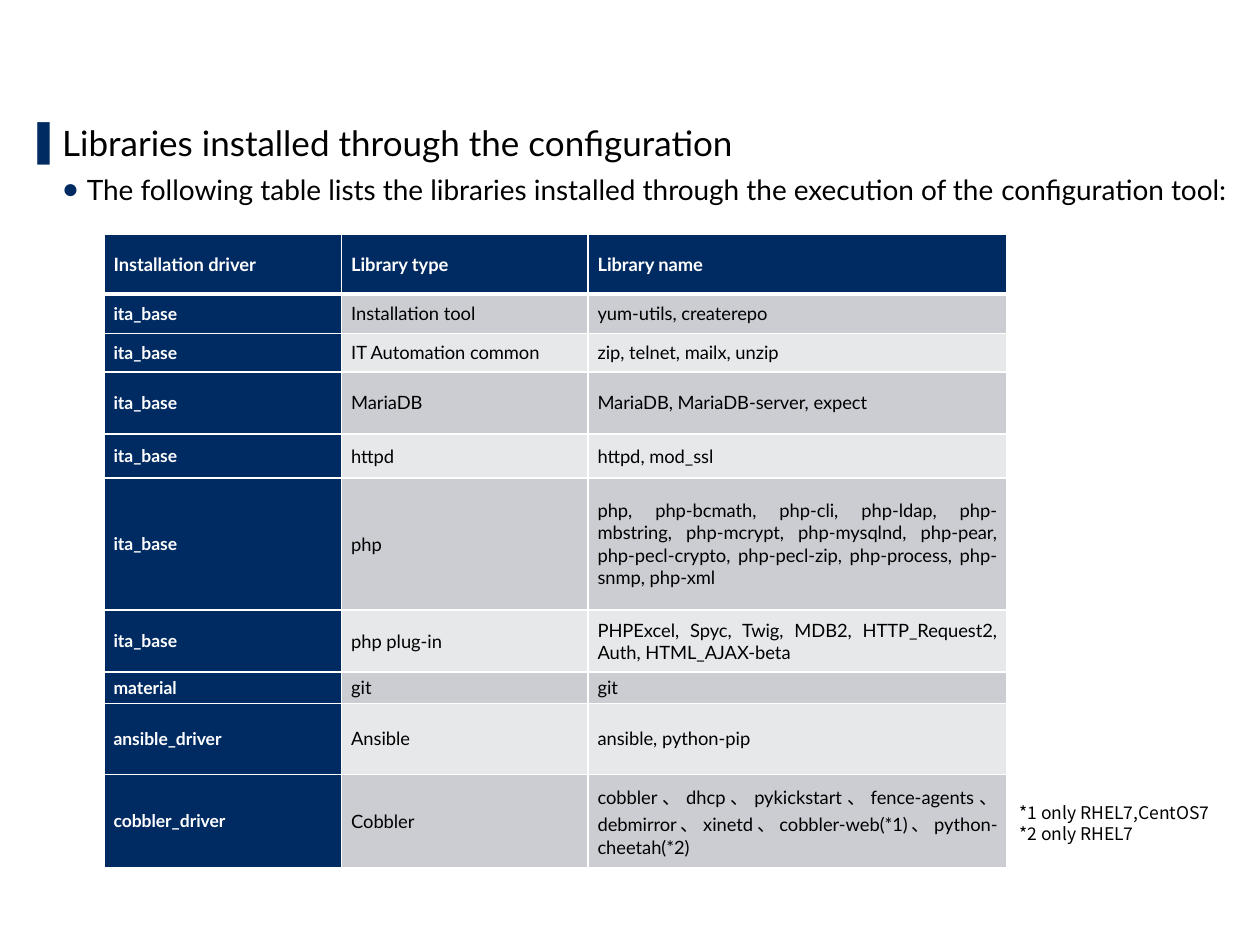
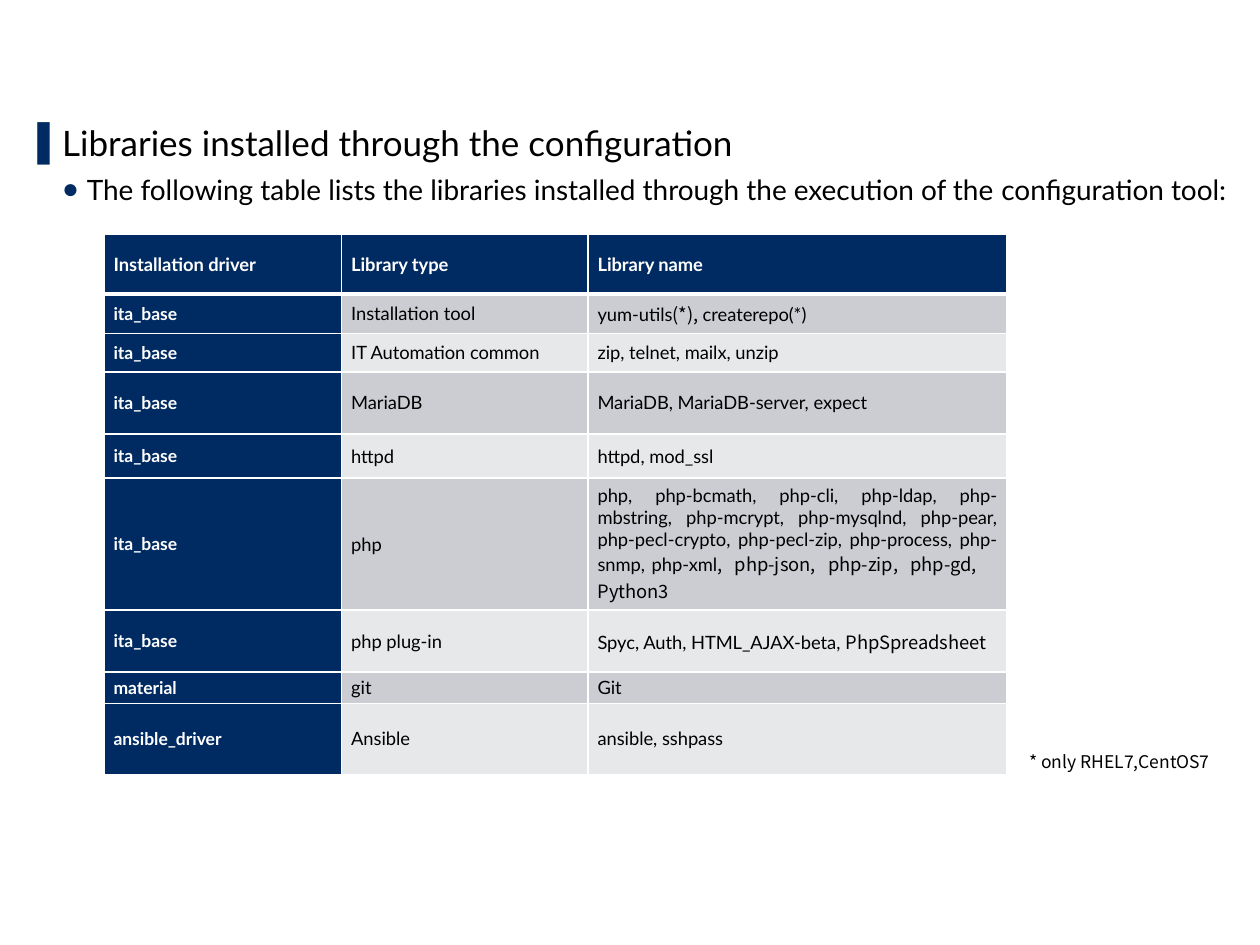
Before and after one commit to exastro-suite/it-automation-docs, a slide deck: slide 19 of asset/Learn/ITA-online-install_en.pptx. Drawn at 1260x945 pixels with LibreOffice and Linux fonts; fonts in the diff are those of the drawing; background and template pictures are left out. Boxes give left, top, right and bottom in pixels: in the first picture for what was removed or moved away, otherwise in the second. Text is boxed around its words. In the diff, an @@ line names an element or a change of style, - is before the commit and + after.

```diff
--- a/asset/Learn/ITA-online-install_en.pptx
+++ b/asset/Learn/ITA-online-install_en.pptx
@@ table at box(105, 234, 1008, 775) @@
-row 2, column 3: yum-utils, createrepo
+row 2, column 3: yum-utils(*), createrepo(*)
-row 6: ita_base | php | php, php-bcmath, php-cli, php-ldap, php-mbstring, php-mcrypt, php-mysqlnd, php-pear, php-pecl-crypto, php-pecl-zip, php-process, php-snmp, php-xml
-row 7: ita_base | php plug-in | PHPExcel, Spyc, Twig, MDB2, HTTP_Request2, Auth, HTML_AJAX-beta
-row 8: material | git | git
-row 9: ansible_driver | Ansible | ansible, python-pip
-row 10: cobbler_driver | Cobbler | cobbler、dhcp、pykickstart、fence-agents、debmirror、xinetd、cobbler-web(*1)、python-cheetah(*2)
+row 6: ita_base | php | php, php-bcmath, php-cli, php-ldap, php-mbstring, php-mcrypt, php-mysqlnd, php-pear, php-pecl-crypto, php-pecl-zip, php-process, php-snmp, php-xml, php-json, php-zip, php-gd, Python3
+row 7: ita_base | php plug-in | Spyc, Auth, HTML_AJAX-beta, PhpSpreadsheet
+row 8: material | git | Git
+row 9: ansible_driver | Ansible | ansible, sshpass
@@ text at box(1041, 754, 1210, 772): text changed @@
-*1 only RHEL7,CentOS7
-*2 only RHEL7
+* only RHEL7,CentOS7
```
Also in this commit, not shown: 13 other slides changed, 5 other files.
